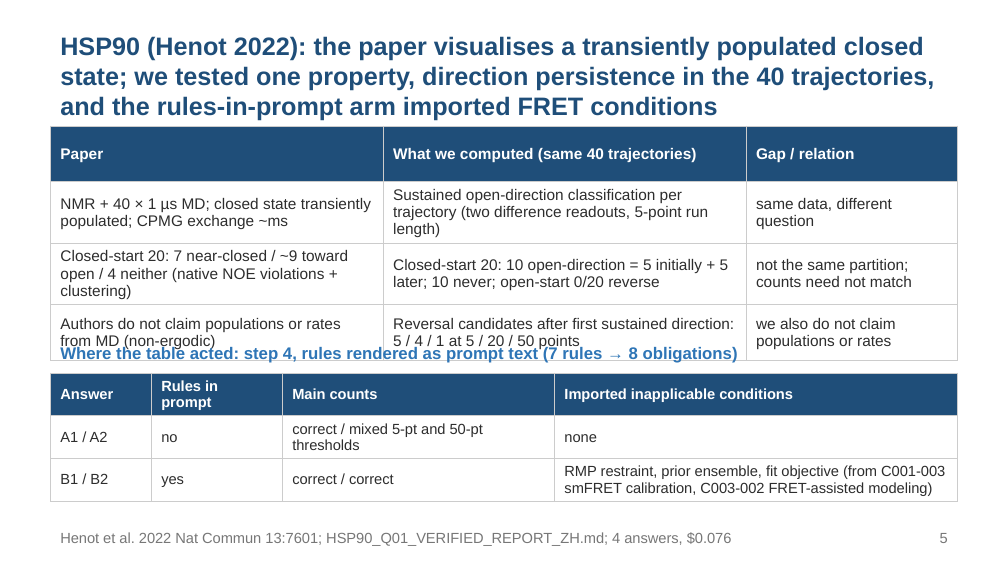
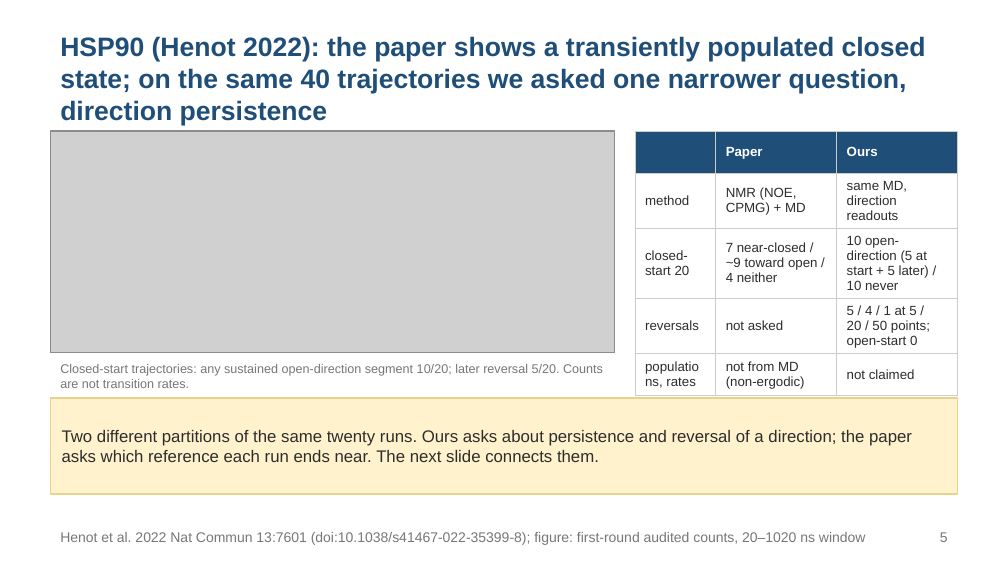
Before and after one commit to alex051107/dynamics-atlas-harness, a slide deck: slide 5 of review/rules-agent-study-20260909/development-results/SOOJUNG_DISCUSSION_20260910_EN.pptx. Drawn at 1008x567 pixels with LibreOffice and Linux fonts; fonts in the diff are those of the drawing; grey boxes stand for pictures. Boxes give left, top, right and bottom in pixels: in the first picture for what was removed or moved away, otherwise in the second. Text is boxed around its words. In the diff, an @@ line names an element or a change of style, - is before the commit and + after.

```diff
--- a/review/rules-agent-study-20260909/development-results/SOOJUNG_DISCUSSION_20260910_EN.pptx
+++ b/review/rules-agent-study-20260909/development-results/SOOJUNG_DISCUSSION_20260910_EN.pptx
@@ text at box(60, 36, 926, 125): text changed; size 18 to 19 pt @@
-HSP90 (Henot 2022): the paper visualises a transiently populated closed state; we tested one property, direction persistence in the 40 trajectories, and the rules-in-prompt arm imported FRET conditions
+HSP90 (Henot 2022): the paper shows a transiently populated closed state; on the same 40 trajectories we asked one narrower question, direction persistence
@@ picture added at box(50, 131, 615, 353) @@
@@ table at box(635, 131, 958, 393) @@
-row 1: Paper | What we computed (same 40 trajectories) | Gap / relation
-row 2: NMR + 40 × 1 µs MD; closed state transiently populated; CPMG exchange ~ms | Sustained open-direction classification per trajectory (two difference readouts, 5-point run length) | same data, different question
-row 3: Closed-start 20: 7 near-closed / ~9 toward open / 4 neither (native NOE violations + clustering) | Closed-start 20: 10 open-direction = 5 initially + 5 later; 10 never; open-start 0/20 reverse | not the same partition; counts need not match
-row 4: Authors do not claim populations or rates from MD (non-ergodic) | Reversal candidates after first sustained direction: 5 / 4 / 1 at 5 / 20 / 50 points | we also do not claim populations or rates
+row 1:  | Paper | Ours
+row 2: method | NMR (NOE, CPMG) + MD | same MD, direction readouts
+row 3: closed-start 20 | 7 near-closed / ~9 toward open / 4 neither | 10 open-direction (5 at start + 5 later) / 10 never
+row 4: reversals | not asked | 5 / 4 / 1 at 5 / 20 / 50 points; open-start 0
+row 5: populations, rates | not from MD (non-ergodic) | not claimed
@@ table: place and size @@
-table at box(50, 126, 958, 353)
+table at box(635, 131, 958, 393)
@@ text "Closed-start trajectories: any sustained open-direction ..." at box(60, 364, 603, 388): vertical alignment top to middle @@
@@ table removed at box(50, 373, 958, 500), 3 rows, 4 columns @@
-Answer | Rules in prompt | Main counts | Imported inapplicable conditions
-A1 / A2 | no | correct / mixed 5-pt and 50-pt thresholds | none
-B1 / B2 | yes | correct / correct | RMP restraint, prior ensemble, fit objective (from C001-003 smFRET calibration, C003-002 FRET-assisted modeling)
@@ text at box(60, 364, 603, 388): text changed; size 12 to 9 pt; text colour #2E75B6 to #777777; bold off @@
-Where the table acted: step 4, rules rendered as prompt text (7 rules → 8 obligations)
+Closed-start trajectories: any sustained open-direction segment 10/20; later reversal 5/20. Counts are not transition rates.
@@ rectangle added at box(50, 398, 958, 494), fill #FFF2CC, outline #E6D48A 1 pt @@
@@ text added at box(62, 430, 912, 462), 12 pt, text #2D2D2D @@
+Two different partitions of the same twenty runs. Ours asks about persistence and reversal of a direction; the paper asks which reference each run ends near. The next slide connects them.
@@ text at box(60, 532, 866, 545): text changed; size 10.5 to 10 pt @@
-Henot et al. 2022 Nat Commun 13:7601; HSP90_Q01_VERIFIED_REPORT_ZH.md; 4 answers, $0.076
+Henot et al. 2022 Nat Commun 13:7601 (doi:10.1038/s41467-022-35399-8); figure: first-round audited counts, 20–1020 ns window
```
Also in this commit, not shown: 22 other slides changed, 3 slides added, 11 other files.
